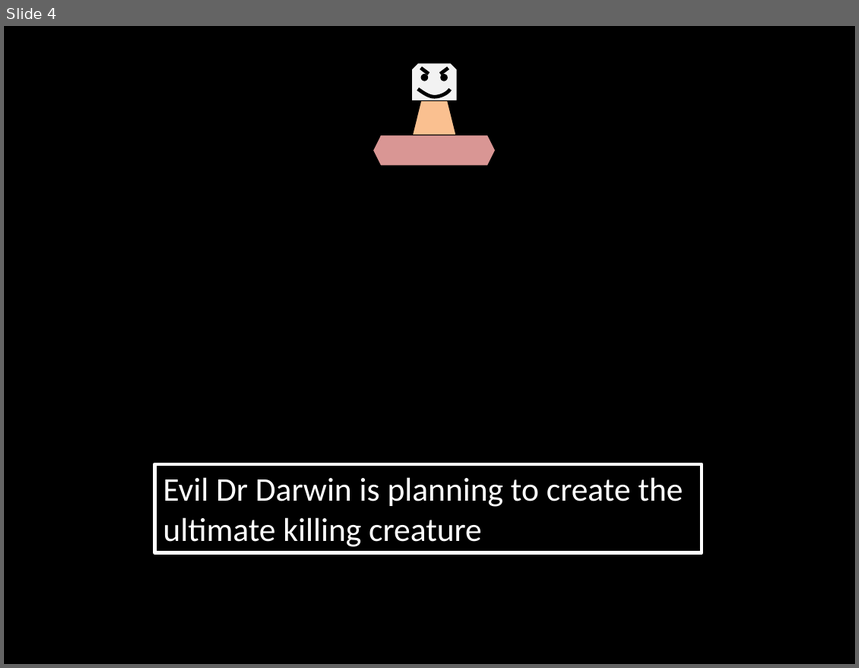
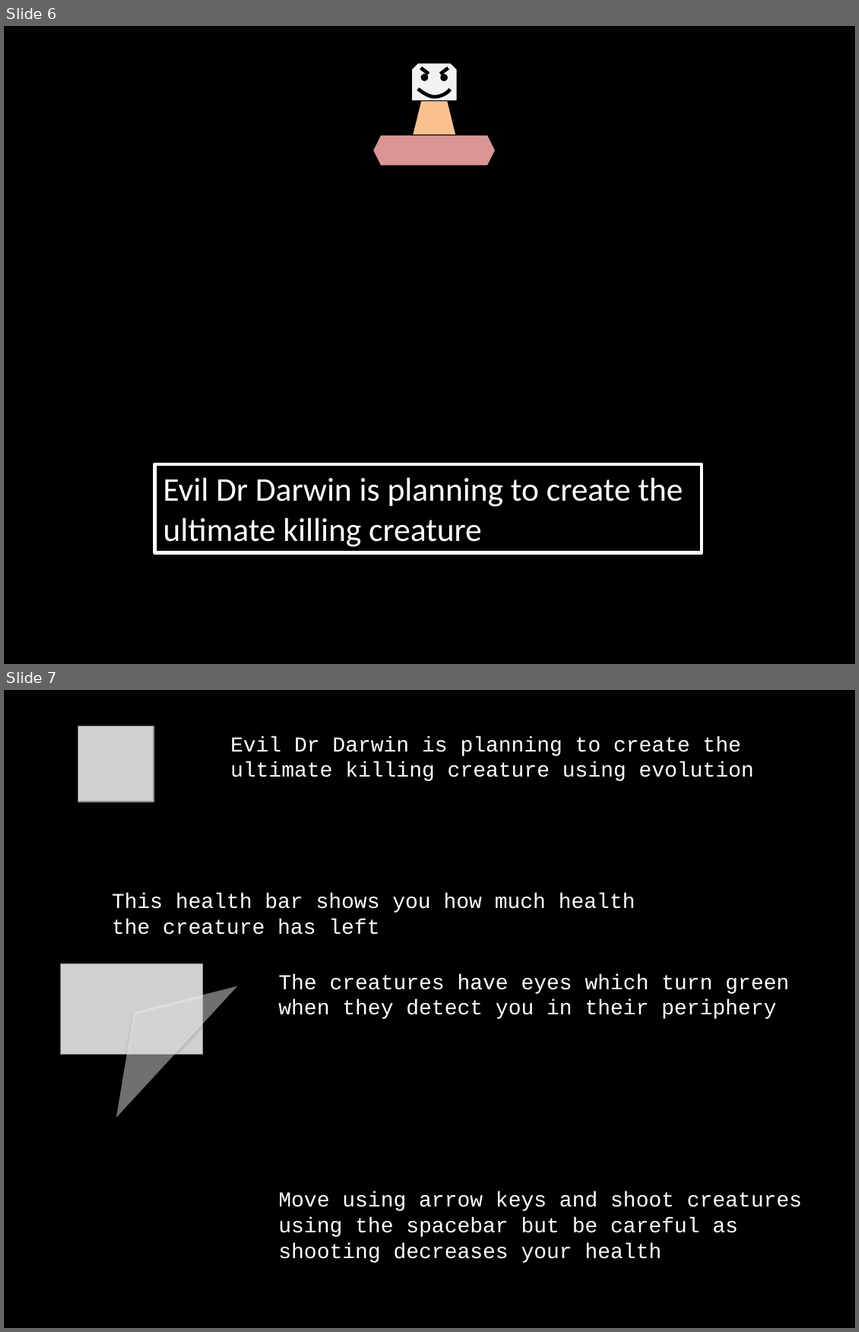
Before and after one commit to cleye/Dr-Darwin, a slide deck: resources/Presentation1.pptx. Shown one above the other, each under a label of ours: slide 4 before the commit, slides 6 and 7 after it. The pictures are 859x668 and 859x1332 pixels, drawn with LibreOffice and Linux fonts; fonts in the diff are those of the drawing; grey boxes stand for pictures. Boxes give left, top, right and bottom in pixels: in the first picture for what was removed or moved away, otherwise in the second. Text is boxed around its words. In the diff, an @@ line names an element or a change of style, - is before the commit and + after.

```diff
--- a/resources/Presentation1.pptx
+++ b/resources/Presentation1.pptx
@@ slide 7 added at <box>4,690,855,1328</box>, background #FFFFFF @@
@@ rectangle added at <box>4,690,855,1328</box>, fill #000000 @@
@@ picture added at <box>78,726,154,802</box> @@
@@ text added at <box>230,736,754,781</box>, 18 pt, text #FFFFFF @@
+Evil Dr Darwin is planning to create the ultimate killing creature using evolution
@@ text added at <box>112,893,636,935</box>, 18 pt, text #FFFFFF @@
+This health bar shows you how much health the creature has left
@@ triangle added at <box>73,947,238,1118</box>, fill #FFFFFF at 44% opacity @@
@@ picture added at <box>60,964,202,1054</box> @@
@@ text added at <box>278,974,789,1019</box>, 18 pt, text #FFFFFF @@
+The creatures have eyes which turn green when they detect you in their periphery
@@ text added at <box>278,1192,802,1263</box>, 18 pt, text #FFFFFF @@
+Move using arrow keys and shoot creatures using the spacebar but be careful as shooting decreases your health
@@ what was slide 4 is now slide 6 @@
```
Also in this commit, not shown: 5 other slides added, 1 slide removed, 14 other files.
